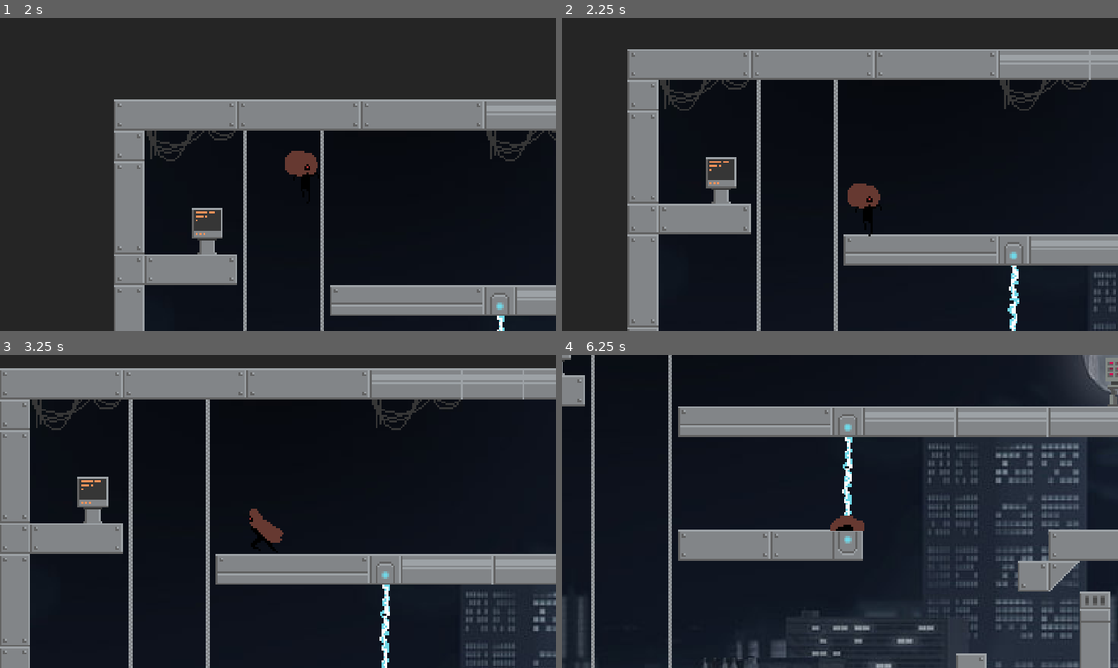
Above: before the commit, frames 1-4 (two rows, left to right).
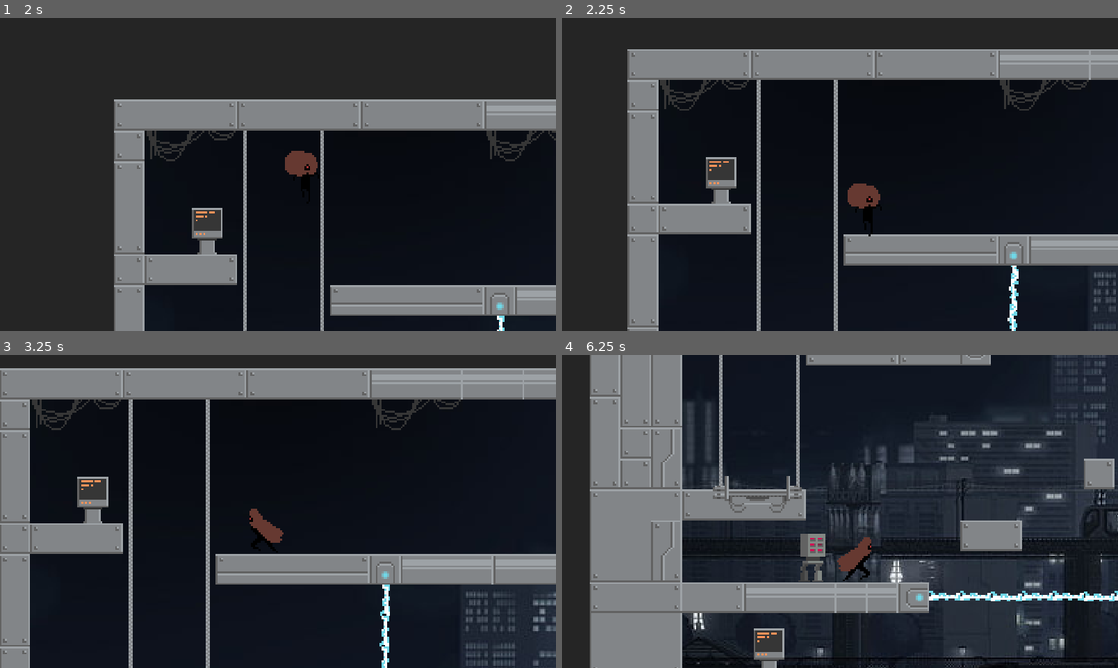
Above: after the commit, the same moments.

Repository: CWSwastik/Void-Escape
Game: Godot game, scene res://mainmenu.tscn
The game is run twice, just before and just after one commit, with the same random seed, the same clock (stepped at 60 frames per second) and the same inputs.
Inputs:
- Up to frame 1 (2 s): click "𝘚𝘛𝘈𝘙𝘛" at 0.5 s; tap Enter at 1.25 s; hold D (move_right) from 1.28 s (still down); tap Shift (dash) at 1.35 s; tap Space (jump) at 1.52 s; tap Q (attack, bound only after the commit) at 1.55 s
- Up to frame 2 (2.25 s): keep holding D (move_right); tap Q (attack, bound only after the commit) at 2.1 s
- Up to frame 3 (3.25 s): tap Space (jump) at 2.27 s; tap Shift (dash) at 2.3, 2.85 s; release D (move_right) at 2.78 s; hold A (move_left) from 2.78 s (still down); tap Q (attack, bound only after the commit) at 3.05 s
- Up to frame 4 (6.25 s): release A (move_left) at 3.53 s; hold D (move_right) 3.53-5.03 s; tap X (hack) at 3.6 s; tap Space (jump) at 3.77, 4.52, 5.27 s; tap Shift (dash) at 3.8, 5.1 s; tap Q (attack, bound only after the commit) at 4.35, 5.85 s; hold A (move_left) 5.03-5.78 s; hold D (move_right) from 5.78 s (still down)

Frame 1 is identical in both runs. In frame 2, 0.1% of the frame differs, in the area x 80-83%, y 88-99%; in frame 3, 0.1%; in frame 4, 56%, in the area x 0-100%, y 0-100%.

Commit message:
Implement attack (visuals and controls

Diff:
--- a/Objects/computer.gd
+++ b/Objects/computer.gd
@@ -18,7 +18,7 @@
 		using = false
 		label.visible = false
 
-func _physics_process(delta):
+func _physics_process(_delta):
 	if is_usable and Input.is_action_just_pressed("hack"):
 		print("Using computer")
 		using = true
--- a/Objects/laser.tscn
+++ b/Objects/laser.tscn
@@ -46,7 +46,7 @@
 [node name="AnimatedSprite2D" type="AnimatedSprite2D" parent="."]
 sprite_frames = SubResource("SpriteFrames_5q5qy")
 autoplay = "default"
-frame_progress = 0.705231
+frame_progress = 0.635058
 
 [node name="AnimatedSprite2D3" type="AnimatedSprite2D" parent="."]
 position = Vector2(0, 16)
@@ -58,6 +58,6 @@
 position = Vector2(0.5, -16)
 sprite_frames = SubResource("SpriteFrames_5q5qy")
 autoplay = "default"
-frame_progress = 0.628426
+frame_progress = 0.558253
 
 [connection signal="body_entered" from="." to="." method="_on_body_entered"]
--- a/Player/player.gd
+++ b/Player/player.gd
@@ -1,14 +1,20 @@
 extends CharacterBody2D
 
 
-var killed = false
 const SPEED = 200.0
 const DASH = 500.0
 const JUMP_VELOCITY = -435.0
+const MAX_DASH_COOLDOWN = 10 # frames
+const MAX_ATTACK_COOLDOWN = 50 # frames
+
+var killed = false
+
 
 var facing_left = false
 var dashing = false
-var dash_cooldown = 10
+var attacking = false
+var dash_cooldown = MAX_DASH_COOLDOWN
+var attack_cooldown = MAX_ATTACK_COOLDOWN
 
 var gravity = ProjectSettings.get_setting("physics/2d/default_gravity")
 
@@ -17,6 +23,8 @@
 # special powers
 var can_jump = true
 var can_dash = false
+var can_attack = true
+
 
 func _physics_process(delta):
 	if killed:
@@ -34,9 +42,9 @@
 			SPRITE.animation = "Jump"
 	elif (abs(velocity.x) > 1):
 		SPRITE.animation = "Run"
-	elif not dashing:
+	elif not dashing and not attacking:
 		SPRITE.animation = "Idle"
-
+		print("Idling")
 
 
 	if not is_on_floor():
@@ -55,7 +63,7 @@
 	if Input.is_action_just_pressed("dash") and can_dash:
 		sp = DASH
 		dashing = true
-		dash_cooldown = 10
+		dash_cooldown = MAX_DASH_COOLDOWN
 		SPRITE.animation = "Dash"
 
 	if dashing:
@@ -66,7 +74,7 @@
 		else:
 			velocity.x = sp
 
-	if direction:
+	if direction and not attacking:
 		velocity.x = direction * sp
 		if direction < 0:
 			facing_left = true
@@ -76,6 +84,18 @@
 		velocity.x = move_toward(velocity.x, 0, SPEED)
 
 
+	if Input.is_action_just_pressed("attack") and can_attack and is_on_floor():
+		SPRITE.animation = "Attack"
+		attacking = true
+		attack_cooldown = MAX_ATTACK_COOLDOWN
+		velocity.x = 0
+		print("Starting attack")
+
+	if attacking:
+		attack_cooldown -= 1
+
+	if attack_cooldown < 0:
+		attacking = false
 
 	move_and_slide()
 
--- a/Player/player.tscn
+++ b/Player/player.tscn
@@ -1,8 +1,8 @@
 [gd_scene load_steps=43 format=3 uid="uid://dg60eb86ociip"]
 
 [ext_resource type="Script" path="res://Player/player.gd" id="1_0jcqu"]
-[ext_resource type="Texture2D" uid="uid://dn1lk65u5xxhm" path="res://assets/player/vaga/attacks.png" id="2_1kw3v"]
 [ext_resource type="Texture2D" uid="uid://bge57t0in5ejg" path="res://assets/player/vaga/dash-crop.png" id="2_7u7m1"]
+[ext_resource type="Texture2D" uid="uid://ukecedmaje0o" path="res://assets/player/vaga/attacks-crop.png" id="2_62x0g"]
 [ext_resource type="Texture2D" uid="uid://bh2dxekvxe7pv" path="res://assets/player/vaga/idle.png" id="2_hv02m"]
 [ext_resource type="Texture2D" uid="uid://dmbqrn31347gd" path="res://assets/player/vaga/death-cropped.png" id="2_mkrgt"]
 [ext_resource type="Texture2D" uid="uid://ciat7uv40fim7" path="res://assets/player/vaga/jump.png" id="3_03nni"]
@@ -12,25 +12,25 @@
 [sub_resource type="CapsuleShape2D" id="CapsuleShape2D_8jrys"]
 height = 48.0
 
-[sub_resource type="AtlasTexture" id="AtlasTexture_rfuc8"]
-atlas = ExtResource("2_1kw3v")
-region = Rect2(25, 384, 290, 192)
-
-[sub_resource type="AtlasTexture" id="AtlasTexture_qhxgn"]
-atlas = ExtResource("2_1kw3v")
-region = Rect2(381, 384, 290, 192)
-
-[sub_resource type="AtlasTexture" id="AtlasTexture_00hee"]
-atlas = ExtResource("2_1kw3v")
-region = Rect2(737, 384, 290, 192)
-
-[sub_resource type="AtlasTexture" id="AtlasTexture_afo72"]
-atlas = ExtResource("2_1kw3v")
-region = Rect2(1093, 384, 290, 192)
-
-[sub_resource type="AtlasTexture" id="AtlasTexture_812jo"]
-atlas = ExtResource("2_1kw3v")
-region = Rect2(1449, 384, 290, 192)
+[sub_resource type="AtlasTexture" id="AtlasTexture_20lel"]
+atlas = ExtResource("2_62x0g")
+region = Rect2(0, 0, 317, 164)
+
+[sub_resource type="AtlasTexture" id="AtlasTexture_hv3gm"]
+atlas = ExtResource("2_62x0g")
+region = Rect2(317, 0, 317, 164)
+
+[sub_resource type="AtlasTexture" id="AtlasTexture_3fp2f"]
+atlas = ExtResource("2_62x0g")
+region = Rect2(634, 0, 317, 164)
+
+[sub_resource type="AtlasTexture" id="AtlasTexture_8qaaj"]
+atlas = ExtResource("2_62x0g")
+region = Rect2(951, 0, 317, 164)
+
+[sub_resource type="AtlasTexture" id="AtlasTexture_66mqi"]
+atlas = ExtResource("2_62x0g")
+region = Rect2(1268, 0, 317, 164)
 
 [sub_resource type="AtlasTexture" id="AtlasTexture_6ahky"]
 atlas = ExtResource("2_7u7m1")
@@ -144,19 +144,19 @@
 animations = [{
 "frames": [{
 "duration": 1.0,
-"texture": SubResource("AtlasTexture_rfuc8")
-}, {
-"duration": 1.0,
-"texture": SubResource("AtlasTexture_qhxgn")
-}, {
-"duration": 1.0,
-"texture": SubResource("AtlasTexture_00hee")
-}, {
-"duration": 1.0,
-"texture": SubResource("AtlasTexture_afo72")
-}, {
-"duration": 1.0,
-"texture": SubResource("AtlasTexture_812jo")
+"texture": SubResource("AtlasTexture_20lel")
+}, {
+"duration": 1.0,
+"texture": SubResource("AtlasTexture_hv3gm")
+}, {
+"duration": 1.0,
+"texture": SubResource("AtlasTexture_3fp2f")
+}, {
+"duration": 1.0,
+"texture": SubResource("AtlasTexture_8qaaj")
+}, {
+"duration": 1.0,
+"texture": SubResource("AtlasTexture_66mqi")
 }],
 "loop": true,
 "name": &"Attack",
@@ -288,5 +288,7 @@
 sprite_frames = SubResource("SpriteFrames_q3k6y")
 animation = &"Attack"
 autoplay = "Idle"
+frame = 4
+frame_progress = 1.0
 
 [connection signal="animation_finished" from="AnimatedSprite2D" to="." method="_on_animated_sprite_2d_animation_finished"]
--- a/mainmenu.tscn
+++ b/mainmenu.tscn
@@ -8,7 +8,7 @@
 func _ready():
 	$VBoxContainer/StartButton.grab_focus()
 
-func _process(delta):
+func _process(_delta):
 	pass
 
 func _on_start_button_pressed():
--- a/project.godot
+++ b/project.godot
@@ -64,6 +64,12 @@
 , Object(InputEventJoypadButton,"resource_local_to_scene":false,"resource_name":"","device":-1,"button_index":1,"pressure":0.0,"pressed":false,"script":null)
 ]
 }
+attack={
+"deadzone": 0.5,
+"events": [Object(InputEventKey,"resource_local_to_scene":false,"resource_name":"","device":-1,"window_id":0,"alt_pressed":false,"shift_pressed":false,"ctrl_pressed":false,"meta_pressed":false,"pressed":false,"keycode":0,"physical_keycode":81,"key_label":0,"unicode":113,"echo":false,"script":null)
+, Object(InputEventJoypadButton,"resource_local_to_scene":false,"resource_name":"","device":-1,"button_index":10,"pressure":0.0,"pressed":true,"script":null)
+]
+}
 
 [rendering]
 
Binary file changed: assets/player/vaga/attacks-crop.png
Not shown, added: assets/player/vaga/attacks-crop.png.import
Not shown, added: assets/player/vaga/heavy-attack-crop.png.import
Not shown, added: assets/player/vaga/jump-attacks-crop.png.import
